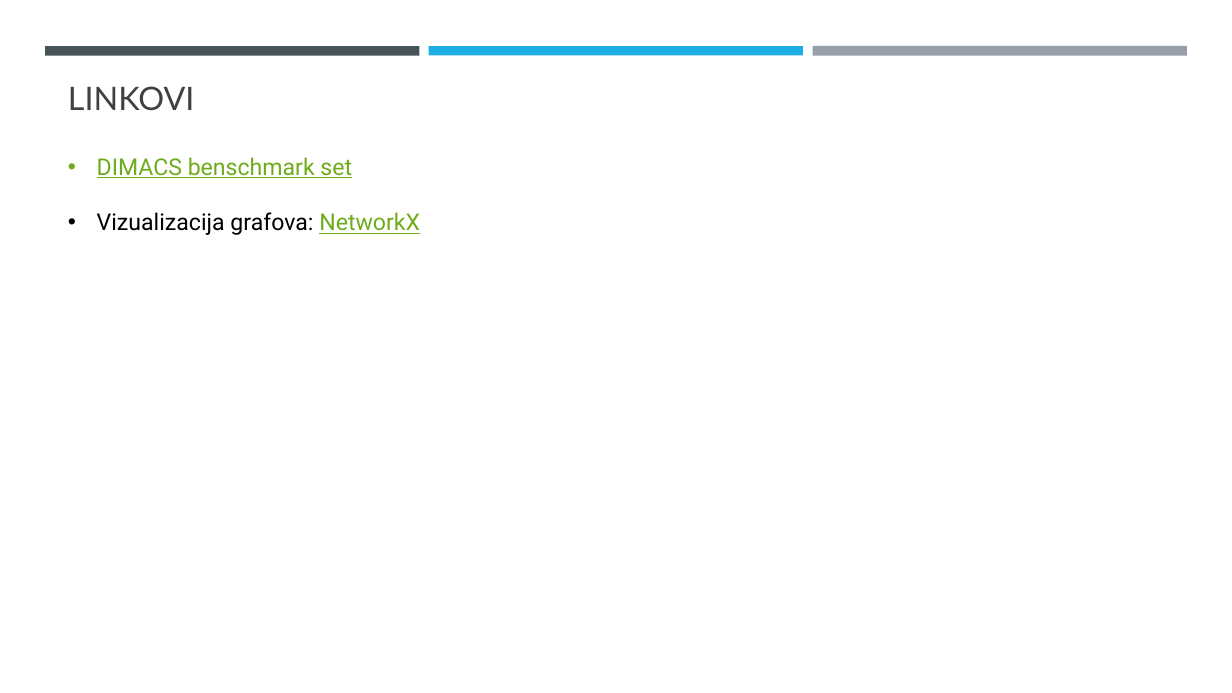
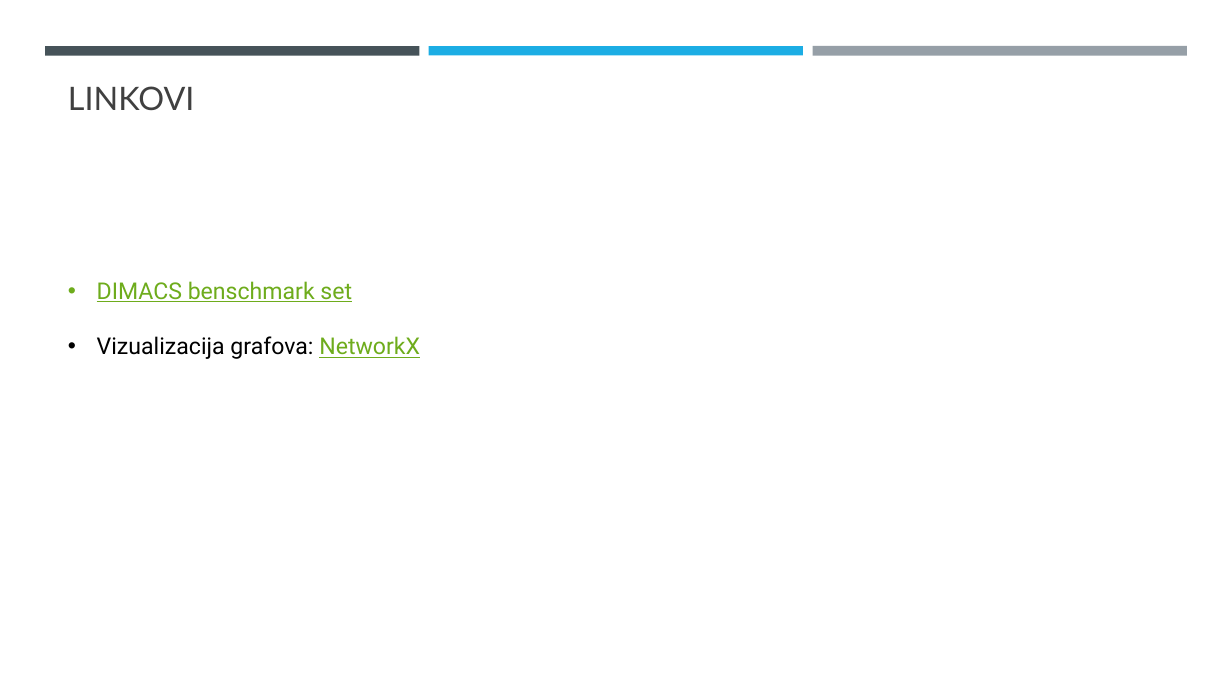
Before and after one commit to rogue97/clique, a slide deck: slide 12 of [RI] Maximum clique - 107_2015 197_2016.pptx (slide 10 before the commit). Drawn at 1232x693 pixels with LibreOffice and Linux fonts; fonts in the diff are those of the drawing. Boxes give left, top, right and bottom in pixels: in the first picture for what was removed or moved away, otherwise in the second. Text is boxed around its words. In the diff, an @@ line names an element or a change of style, - is before the commit and + after.

```diff
--- a/[RI] Maximum clique - 107_2015 197_2016.pptx
+++ b/[RI] Maximum clique - 107_2015 197_2016.pptx
@@ text "DIMACS benschmark set": place and size @@
-text "DIMACS benschmark set" at (97,157,420,235)
+text "DIMACS benschmark set" at (97,281,420,359)
```
Also in this commit, not shown: 4 other slides changed, 5 slides added, 3 slides removed, 17 other files.
